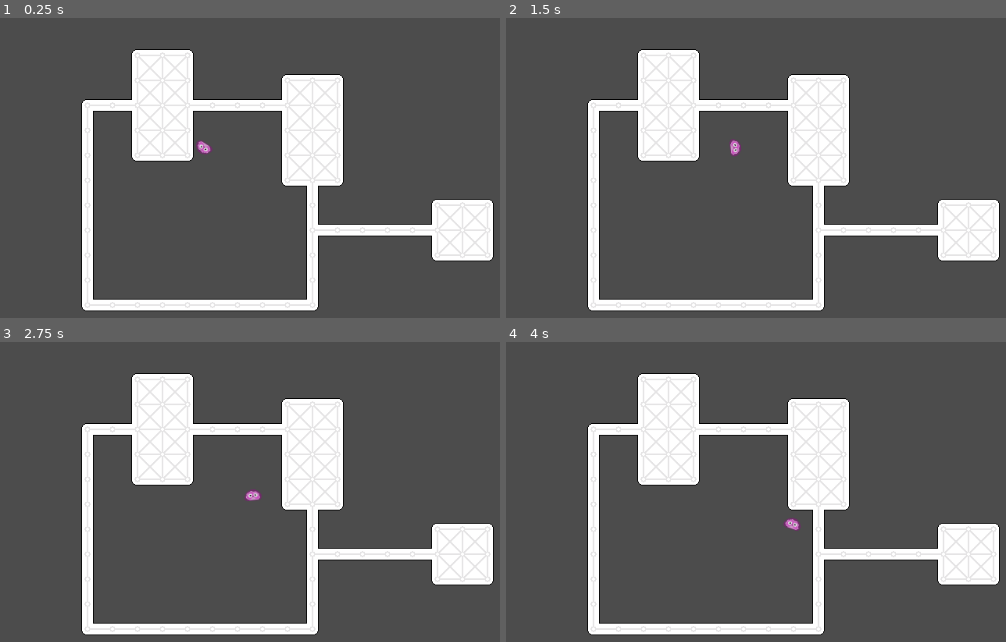
Above: before the commit, frames 1-4 (two rows, left to right).
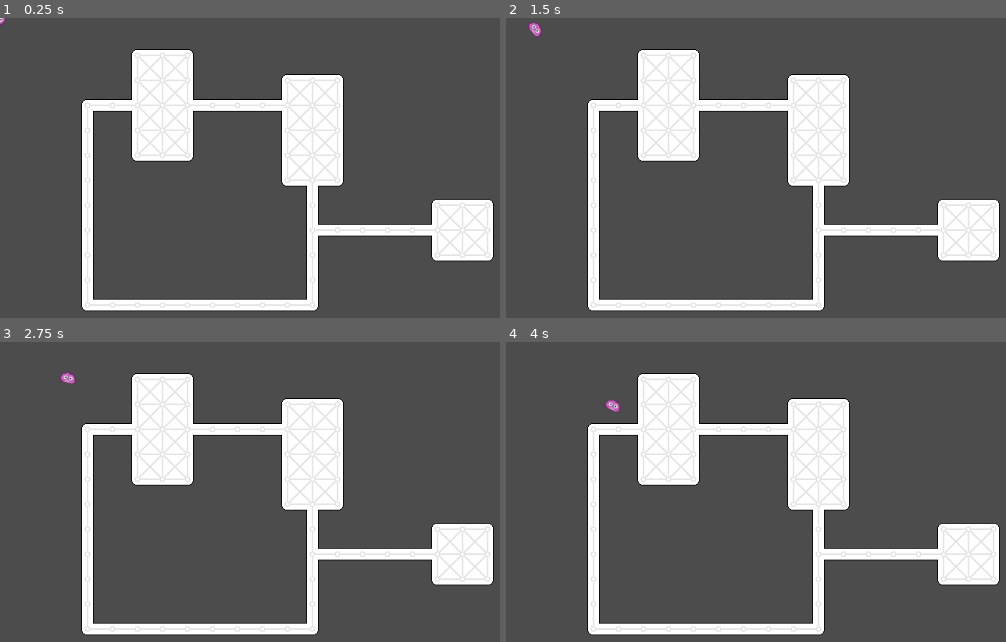
Above: after the commit, the same moments.

Repository: vinpogo/gd_Blob
Game: Godot game, scene res://World.tscn
Same seed, same stepped clock (60 frames per second), same inputs: the game is played once before the commit and once after it. Before the commit the project has no main scene; this scene is started directly in both runs.
Inputs (mouse positions are in pixels of both pictures, inside the frame that each line leads up to):
- Up to frame 1 (0.25 s): no input
- Up to frame 2 (1.5 s): move the mouse to (outside the picture) at 0.52 s; click (outside the picture) at 0.67 s; move the mouse to (746, 276) at 1.27 s; click (746, 276) at 1.42 s
- Up to frame 3 (2.75 s): move the mouse to (480, 474) at 2.02 s; click (480, 474) at 2.17 s
- Up to frame 4 (4 s): tap Enter at 2.75 s; move the mouse to (outside the picture) at 2.77 s; click (outside the picture) at 2.92 s; tap Space at 3.5 s; move the mouse to (outside the picture) at 3.52 s; click (outside the picture) at 3.67 s

The runs differ from the first frame. In frame 1, 0.1% of the frame differs, in the area x 0-43%, y 0-46%; in frame 2, 0.2%; in frame 3, 0.2%; in frame 4, 0.2%, in the area x 19-59%, y 19-63%.

Commit message:
Player position

Diff:
--- a/objects/player/Player.tscn
+++ b/objects/player/Player.tscn
@@ -7,7 +7,7 @@
 radius = 8.85013
 
 [node name="RigidBody2D" type="KinematicBody2D"]
-position = Vector2( 271.392, 172.61 )
+rotation = 1.54036
 script = ExtResource( 1 )
 
 [node name="Sprite" type="Sprite" parent="."]
--- a/project.godot
+++ b/project.godot
@@ -16,6 +16,7 @@
 [application]
 
 config/name="First GoDot"
+run/main_scene="res://World.tscn"
 config/icon="res://icon.png"
 
 [rendering]
